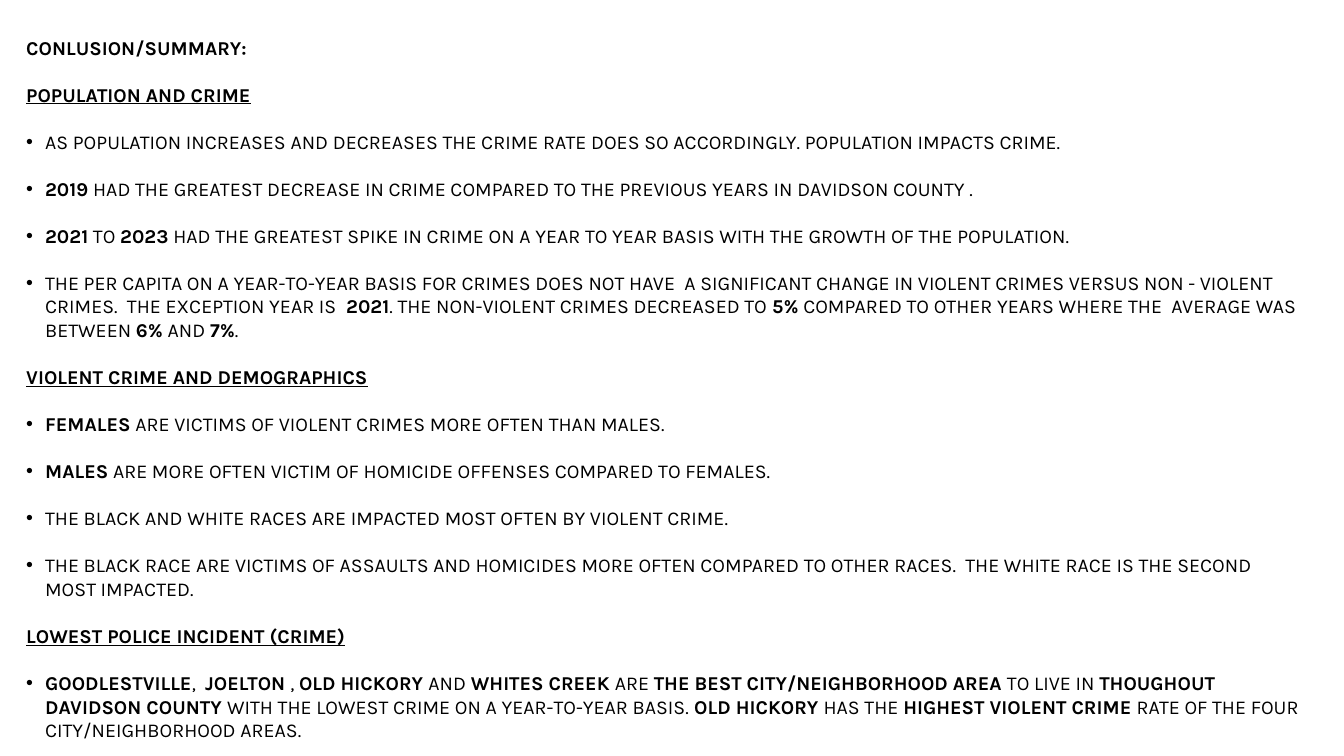
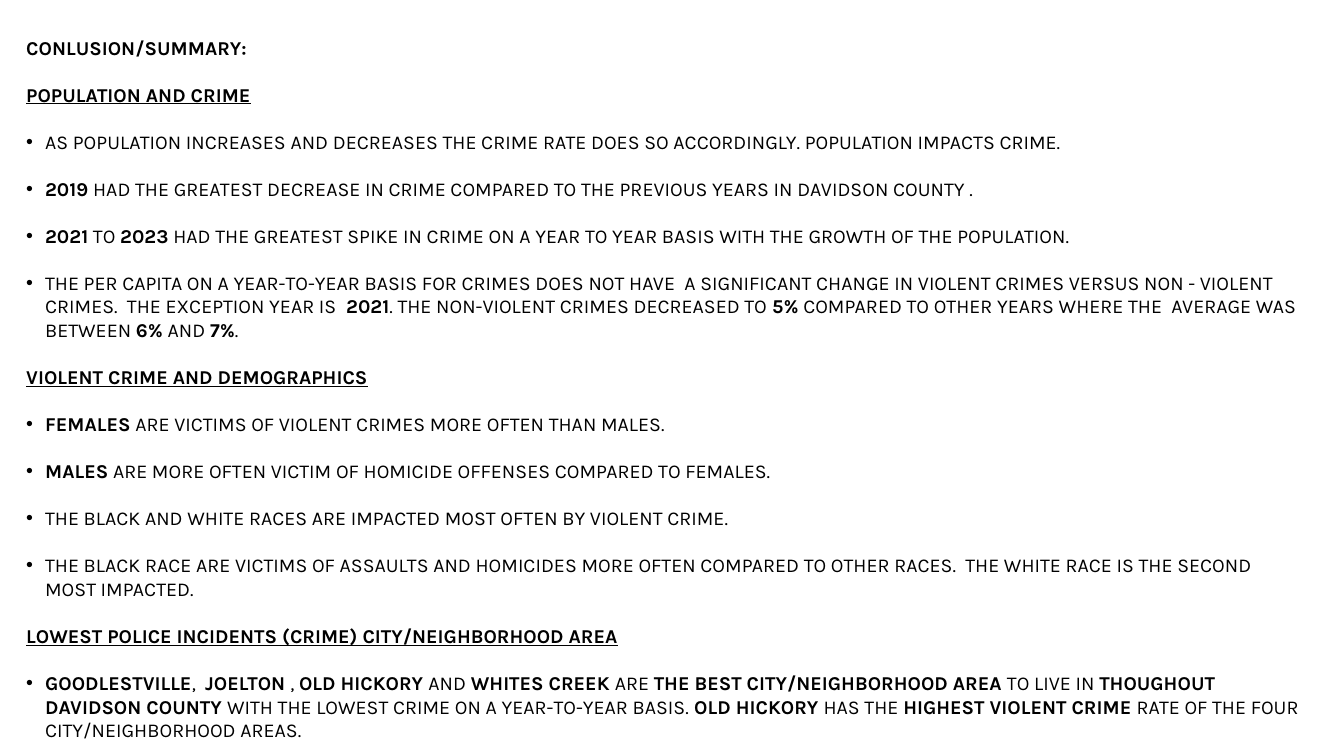
Before and after one commit to HTMIV/NashvilleCrime, a slide deck: slide 15 of DAVIDSON COUNTY CRIME AND CITY NEIGHBORHOOD.pptx. Drawn at 1344x756 pixels with LibreOffice and Linux fonts; fonts in the diff are those of the drawing. Boxes give left, top, right and bottom in pixels: in the first picture for what was removed or moved away, otherwise in the second. Text is boxed around its words. In the diff, an @@ line names an element or a change of style, - is before the commit and + after.

Commit message:
NashvilleCrime

```diff
--- a/DAVIDSON COUNTY CRIME AND CITY NEIGHBORHOOD.pptx
+++ b/DAVIDSON COUNTY CRIME AND CITY NEIGHBORHOOD.pptx
@@ text at [26, 628, 618, 646]: text changed @@
-LOWEST POLICE INCIDENT (CRIME)
+LOWEST POLICE INCIDENTS (CRIME) CITY/NEIGHBORHOOD AREA
```
